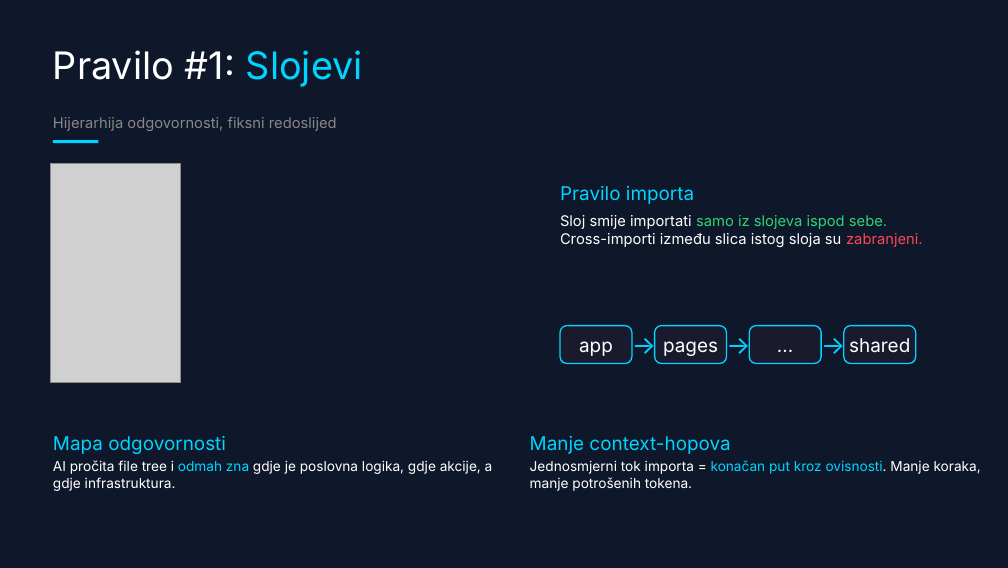
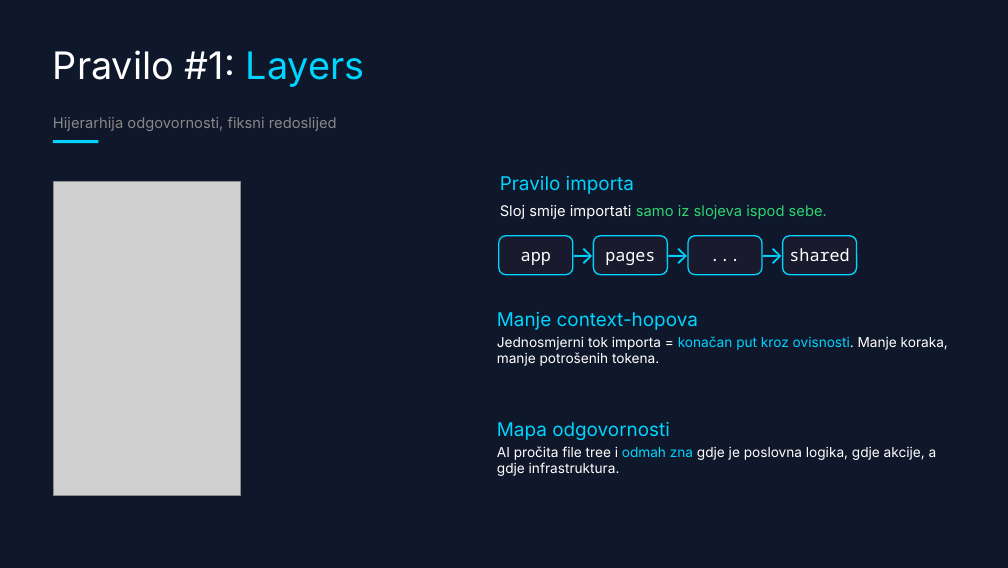
Before and after one commit to doksara/debug-presentation, a slide deck: slide 36 of frontend-arhitektura--dark-tech-with-fsd.pptx (slide 31 before the commit). Drawn at 1008x568 pixels with LibreOffice and Linux fonts; fonts in the diff are those of the drawing; grey boxes stand for pictures. Boxes give left, top, right and bottom in pixels: in the first picture for what was removed or moved away, otherwise in the second. Text is boxed around its words. In the diff, an @@ line names an element or a change of style, - is before the commit and + after.

```diff
--- a/frontend-arhitektura--dark-tech-with-fsd.pptx
+++ b/frontend-arhitektura--dark-tech-with-fsd.pptx
@@ text at [53,50,365,87]: text changed @@
-Pravilo #1: Slojevi
+Pravilo #1: Layers
@@ text "Pravilo importa": place and size @@
-text "Pravilo importa" at [560,186,694,204]
+text "Pravilo importa" at [500,176,634,194]
@@ picture: place and size @@
-picture at [51,163,180,382]
+picture at [54,182,240,496]
@@ text "Sloj smije importati samo iz ...": place and size @@
-text "Sloj smije importati samo iz ..." at [560,215,923,247]
+text "Sloj smije importati samo iz ..." at [500,205,827,219]
@@ rounded rectangle: place and size @@
-rounded rectangle at [844,325,916,363]
+rounded rectangle at [499,235,573,274]
@@ text at [560,233,923,247]: paragraph removed @@
-Cross-importi između slica istog sloja su zabranjeni.
@@ text "→": place and size @@
-text "→" at [821,329,844,359]
+text "→" at [571,239,593,269]
@@ 3 rounded rectangles, 2 texts: place and size @@
-3 rounded rectangles, 2 texts at [560,325,821,363]
+3 rounded rectangles, 2 texts at [593,235,857,274]
@@ text "app": place and size @@
-text "app" at [579,341,613,356]
+text "app" at [521,252,551,265]
@@ text "app" at [521,252,551,265]: size 18 to 16 pt, font Inter to Noto Sans Mono; list level 1 to 2 in "app" @@
@@ text "pages": place and size @@
-text "pages" at [663,341,718,356]
+text "pages" at [605,252,655,265]
@@ size 18 to 16 pt, font Inter to Noto Sans Mono in 3 elements at [789,248,849,261], [605,252,655,265], [691,243,760,266] @@
@@ text "...": place and size @@
-text "..." at [752,326,819,363]
+text "..." at [691,243,760,266]
@@ text "shared": place and size @@
-text "shared" at [849,338,910,353]
+text "shared" at [789,248,849,261]
@@ text "Manje context-hopova": place and size @@
-text "Manje context-hopova" at [530,436,730,454]
+text "Manje context-hopova" at [497,312,698,330]
@@ text "Jednosmjerni tok importa = konačan ...": place and size @@
-text "Jednosmjerni tok importa = konačan ..." at [530,460,981,491]
+text "Jednosmjerni tok importa = konačan ..." at [497,336,948,366]
@@ text "Mapa odgovornosti": place and size @@
-text "Mapa odgovornosti" at [53,436,226,454]
+text "Mapa odgovornosti" at [497,422,670,440]
@@ text "AI pročita file tree i ...": place and size @@
-text "AI pročita file tree i ..." at [53,460,493,491]
+text "AI pročita file tree i ..." at [497,446,937,476]
```
Also in this commit, not shown: 2 other slides changed, 6 slides added, 1 slide removed, 4 other files.
